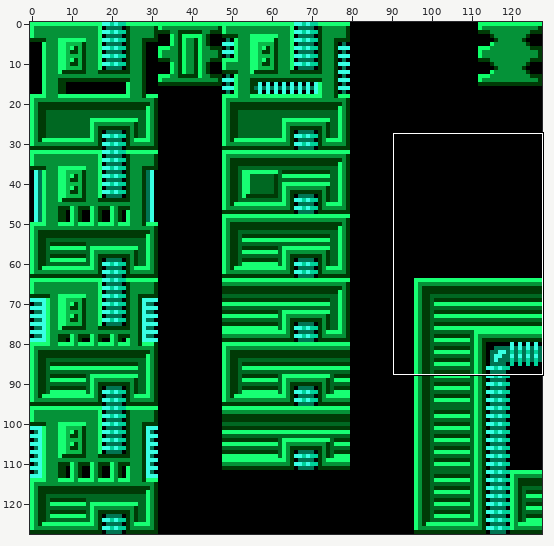
File history of a sprite sheet, resources/spritesheets/tiles/testtiles12.png. The first picture is a wide view before the edit; the outline marks the close-up.
Close-up. Before:
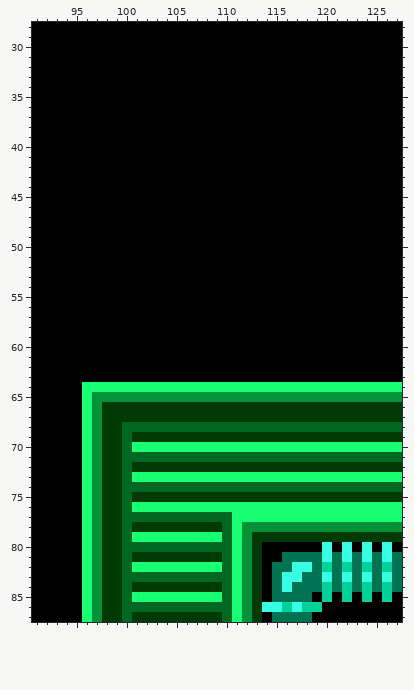
The file is 128x128 pixels. Shown: x 91..127, y 28..87.
New version:
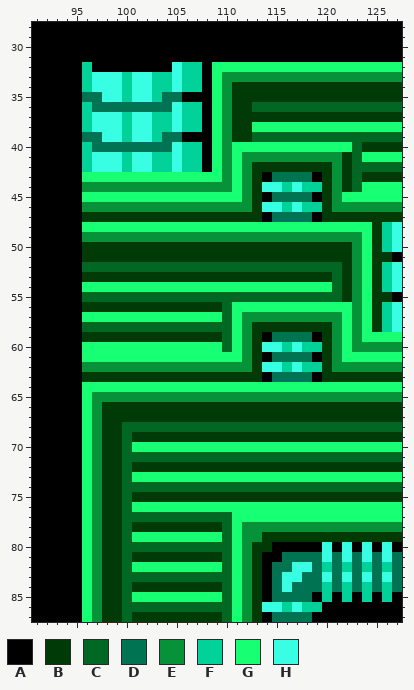
Palette (. is transparent): A #000000  B #003a06  C #006822  D #007452  E #059238  F #00d299  G #17ff73  H #38ffe3
What changed:
@@ x 91..127 @@
 31 AAAAAAAAAAAAAAAAAAAAAAAAAAAAAAAAAAAAA
-32 AAAAAAAAAAAAAAAAAAAAAAAAAAAAAAAAAAAAA
-33 AAAAAAAAAAAAAAAAAAAAAAAAAAAAAAAAAAAAA
-34 AAAAAAAAAAAAAAAAAAAAAAAAAAAAAAAAAAAAA
-35 AAAAAAAAAAAAAAAAAAAAAAAAAAAAAAAAAAAAA
-36 AAAAAAAAAAAAAAAAAAAAAAAAAAAAAAAAAAAAA
-37 AAAAAAAAAAAAAAAAAAAAAAAAAAAAAAAAAAAAA
-38 AAAAAAAAAAAAAAAAAAAAAAAAAAAAAAAAAAAAA
-39 AAAAAAAAAAAAAAAAAAAAAAAAAAAAAAAAAAAAA
-40 AAAAAAAAAAAAAAAAAAAAAAAAAAAAAAAAAAAAA
-41 AAAAAAAAAAAAAAAAAAAAAAAAAAAAAAAAAAAAA
-42 AAAAAAAAAAAAAAAAAAAAAAAAAAAAAAAAAAAAA
-43 AAAAAAAAAAAAAAAAAAAAAAAAAAAAAAAAAAAAA
-44 AAAAAAAAAAAAAAAAAAAAAAAAAAAAAAAAAAAAA
-45 AAAAAAAAAAAAAAAAAAAAAAAAAAAAAAAAAAAAA
-46 AAAAAAAAAAAAAAAAAAAAAAAAAAAAAAAAAAAAA
-47 AAAAAAAAAAAAAAAAAAAAAAAAAAAAAAAAAAAAA
-48 AAAAAAAAAAAAAAAAAAAAAAAAAAAAAAAAAAAAA
-49 AAAAAAAAAAAAAAAAAAAAAAAAAAAAAAAAAAAAA
-50 AAAAAAAAAAAAAAAAAAAAAAAAAAAAAAAAAAAAA
-51 AAAAAAAAAAAAAAAAAAAAAAAAAAAAAAAAAAAAA
-52 AAAAAAAAAAAAAAAAAAAAAAAAAAAAAAAAAAAAA
-53 AAAAAAAAAAAAAAAAAAAAAAAAAAAAAAAAAAAAA
-54 AAAAAAAAAAAAAAAAAAAAAAAAAAAAAAAAAAAAA
-55 AAAAAAAAAAAAAAAAAAAAAAAAAAAAAAAAAAAAA
-56 AAAAAAAAAAAAAAAAAAAAAAAAAAAAAAAAAAAAA
-57 AAAAAAAAAAAAAAAAAAAAAAAAAAAAAAAAAAAAA
-58 AAAAAAAAAAAAAAAAAAAAAAAAAAAAAAAAAAAAA
-59 AAAAAAAAAAAAAAAAAAAAAAAAAAAAAAAAAAAAA
-60 AAAAAAAAAAAAAAAAAAAAAAAAAAAAAAAAAAAAA
-61 AAAAAAAAAAAAAAAAAAAAAAAAAAAAAAAAAAAAA
-62 AAAAAAAAAAAAAAAAAAAAAAAAAAAAAAAAAAAAA
-63 AAAAAAAAAAAAAAAAAAAAAAAAAAAAAAAAAAAAA
+32 AAAAAFAAAAAAAAHFFAGGGGGGGGGGGGGGGGGGG
+33 AAAAAFHHHFHHFFHFFAGEEEEEEEEEEEEEEEEEE
+34 AAAAAFHHHFHHFFHFFAGEBBBBBBBBBBBBBBBBB
+35 AAAAADDHHFHHFDDAAAGEBBBBBBBBBBBBBBBBB
+36 AAAAAFDDDDDDDDHFFAGEBBCCCCCCCCCCCCCCC
+37 AAAAAFHHHFHHFFHFFAGEBBBBBBBBBBBBBBBBB
+38 AAAAAFHHHFHHFFHFFAGEBBGGGGGGGGGGGGGGG
+39 AAAAADDHHFHHFDDAAAGEBBCCCCCCCCCCCCCCC
+40 AAAAAFDDDDDDDDHFFAGEGGGGGGGGGGGGCBBBB
+41 AAAAAFHHHFHHFFHFFAGEGEEEEEEEEEEBCGGGG
+42 AAAAAFHHHFHHFFHFFAGEGEBBBBBBBBEBCCCCC
+43 AAAAAGGGGGGGGGGGGGGEGEBADDDDABEBCBBBB
+44 AAAAAEEEEEEEEEEEEEEEGEBHHFHFFBEBCGGGG
+45 AAAAAGGGGGGGGGGGGGGGGEBADDDDABEGGGGGG
+46 AAAAAEEEEEEEEEEEEEEEEEBHHFHFFBEEEEEEE
+47 AAAAABBBBBBBBBBBBBBBBBBADDDDABBBBBBBB
+48 AAAAAGGGGGGGGGGGGGGGGGGGGGGGGGGGGGBFH
+49 AAAAAEEEEEEEEEEEEEEEEEEEEEEEEEEEEGBFH
+50 AAAAABBBBBBBBBBBBBBBBBBBBBBBBBBBEGBFH
+51 AAAAABBBBBBBBBBBBBBBBBBBBBBBBBBBEGBBA
+52 AAAAACCCCCCCCCCCCCCCCCCCCCCCCCCBEGBFH
+53 AAAAABBBBBBBBBBBBBBBBBBBBBBBBBCBEGBFH
+54 AAAAAGGGGGGGGGGGGGGGGGGGGGGGGGCBEGBFH
+55 AAAAACCCCCCCCCCCCCCCCCCCCCCCCCCBEGBBA
+56 AAAAABBBBBBBBBBBBBBCGGGGGGGGGGGGEGBFH
+57 AAAAAGGGGGGGGGGGGGGCGEEEEEEEEEEGEGBFH
+58 AAAAACCCCCCCCCCCCCCCGEBBBBBBBBEGEGBFH
+59 AAAAABBBBBBBBBBBBBBCGEBADDDDABEGEGGGG
+60 AAAAAGGGGGGGGGGGGGGCGEBHHFHFFBEGEEEEE
+61 AAAAAGGGGGGGGGGGGGGGGEBADDDDABEGGGGGG
+62 AAAAAEEEEEEEEEEEEEEEEEBHHFHFFBEEEEEEE
+63 AAAAABBBBBBBBBBBBBBBBBBADDDDABBBBBBBB
 64 AAAAAGGGGGGGGGGGGGGGGGGGGGGGGGGGGGGGG
@@ x 111..116 @@
 78 GEEEEE
-79 GEBBBB
-80 GEBAAA
+79 GEEBBB
+80 GEBBAA
 81 GEBAAD
Where, in picture pixels (left, top, right, bottom), the same in both close-ups:
changed: (82, 62, 402, 382)
changed: (252, 532, 272, 552)
